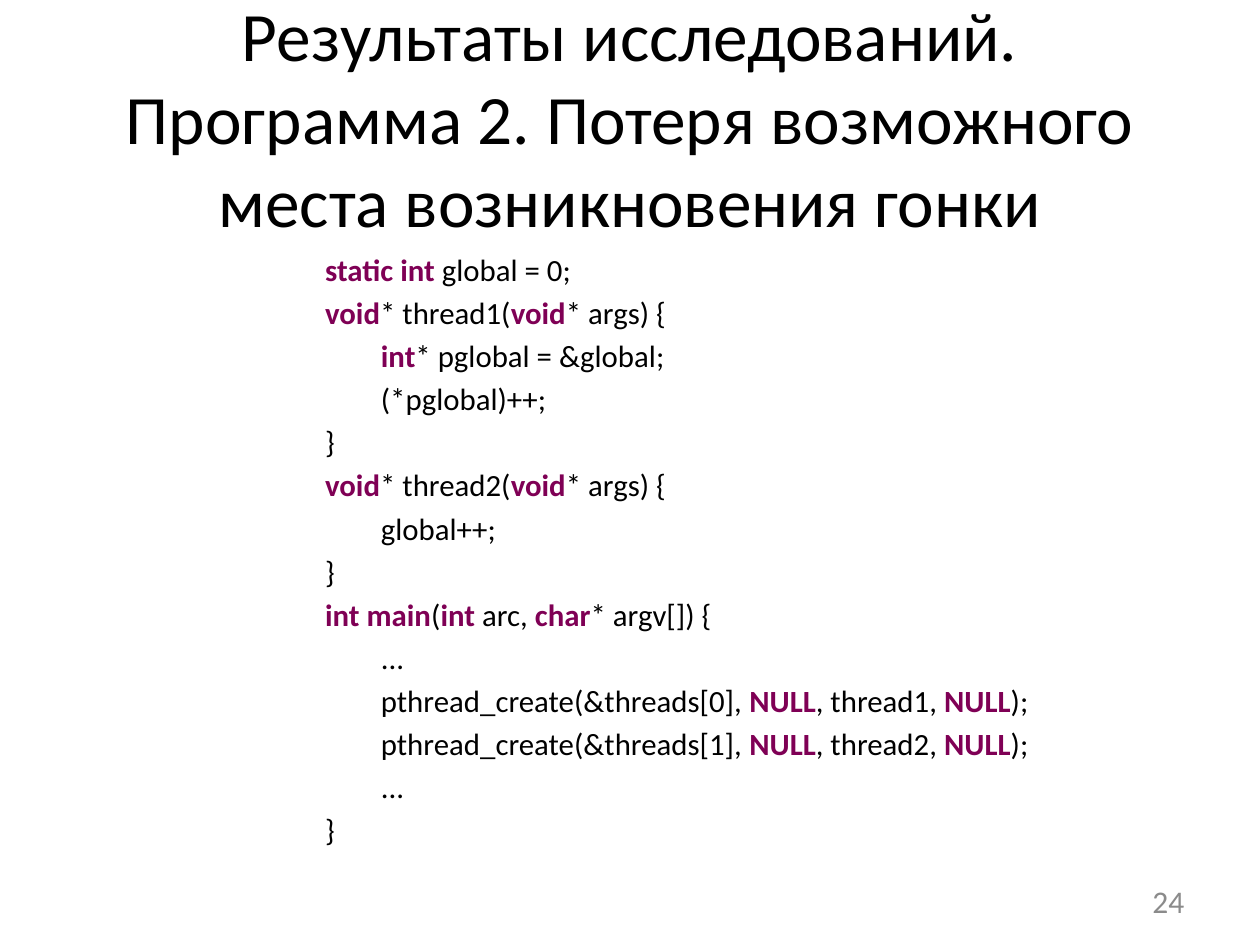
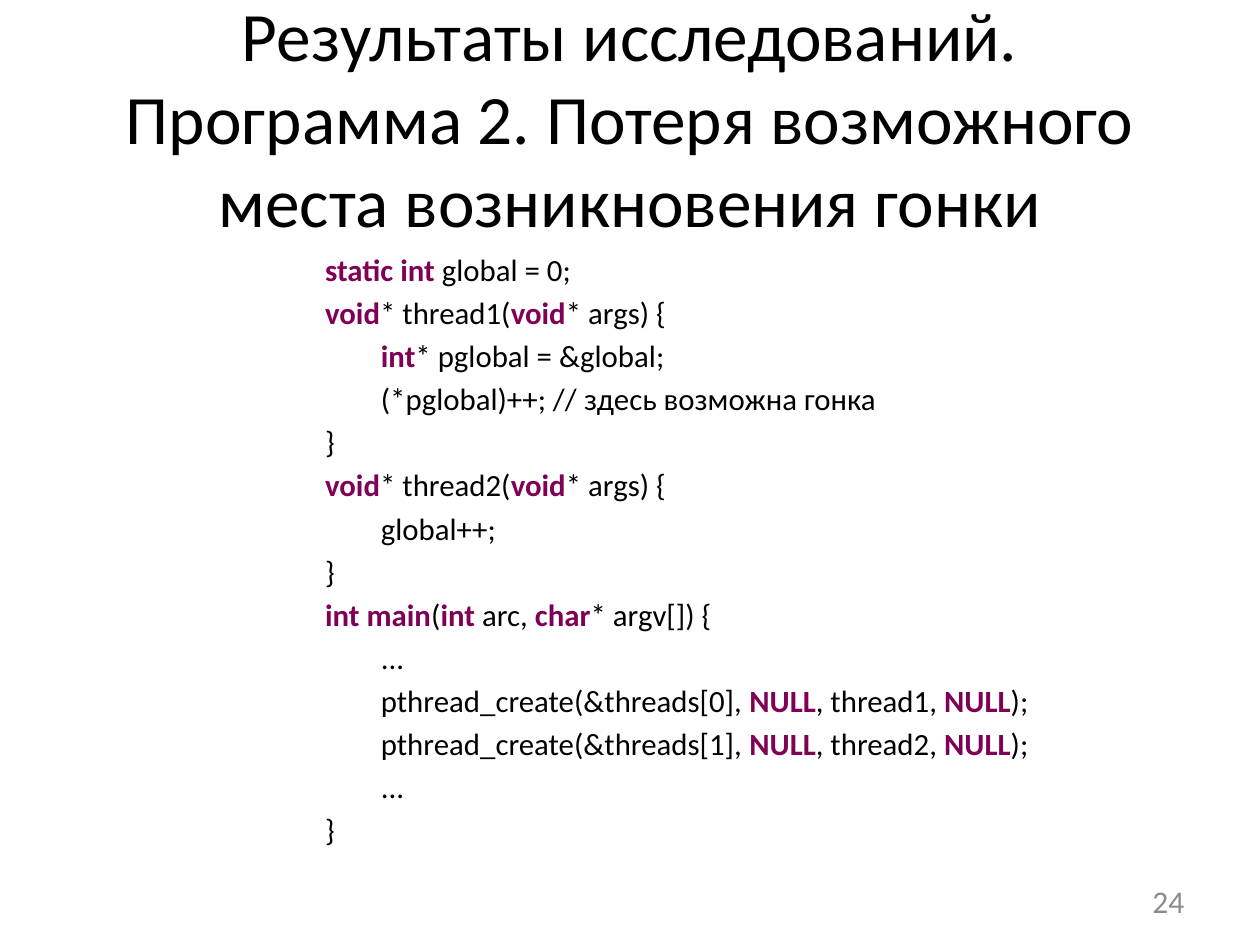
Before and after one commit to afrolovskiy/diplom, a slide deck: slide 24 of presentations/diplom/static race detection.pptx. Drawn at 1260x945 pixels with LibreOffice and Linux fonts; fonts in the diff are those of the drawing. Boxes give left, top, right and bottom in pixels: in the first picture for what was removed or moved away, otherwise in the second. Text is boxed around its words. In the diff, an @@ line names an element or a change of style, - is before the commit and + after.

Commit message:
updated

```diff
--- a/presentations/diplom/static race detection.pptx
+++ b/presentations/diplom/static race detection.pptx
@@ text at bbox=[381, 387, 876, 416]: text changed @@
-(*pglobal)++;
+(*pglobal)++; // здесь возможна гонка
```
Also in this commit, not shown: 3 other slides changed.
